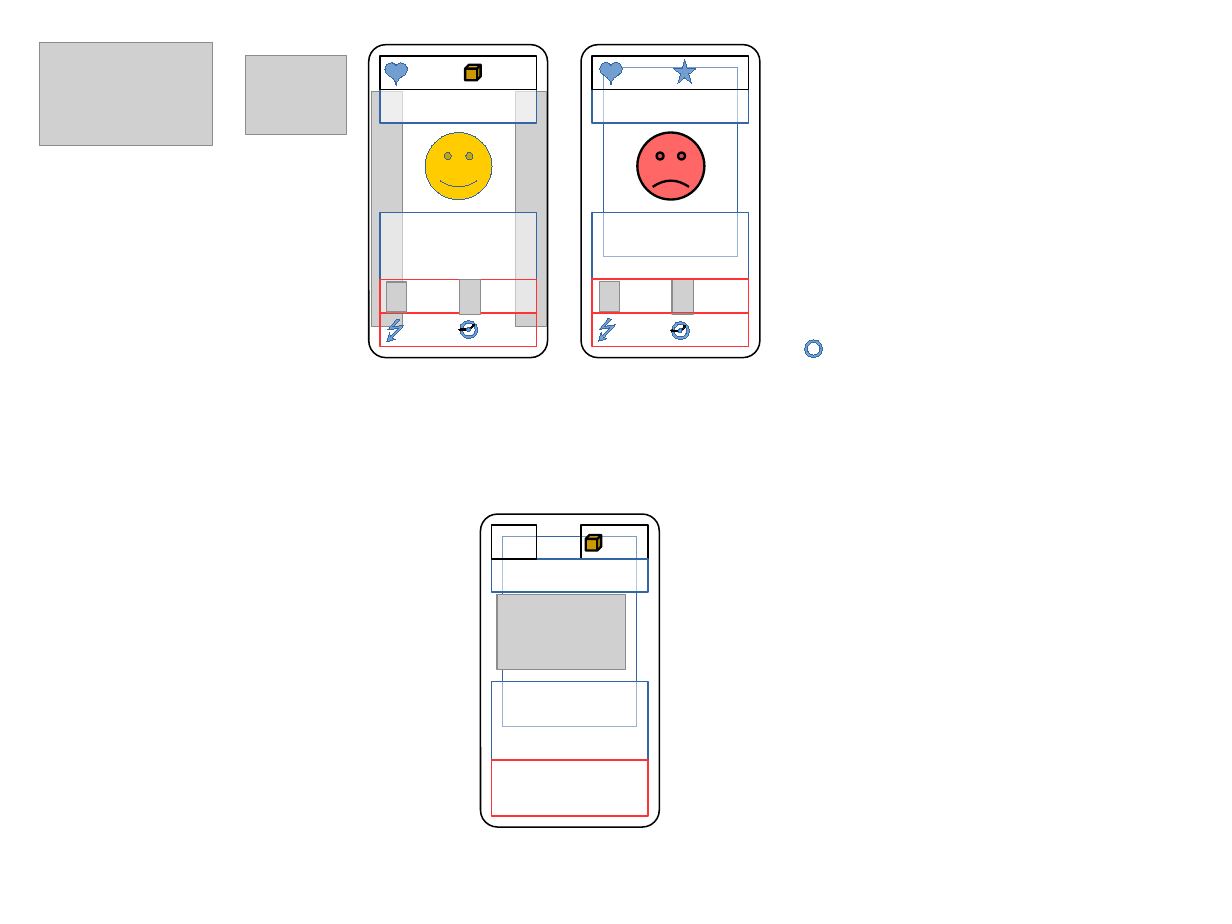
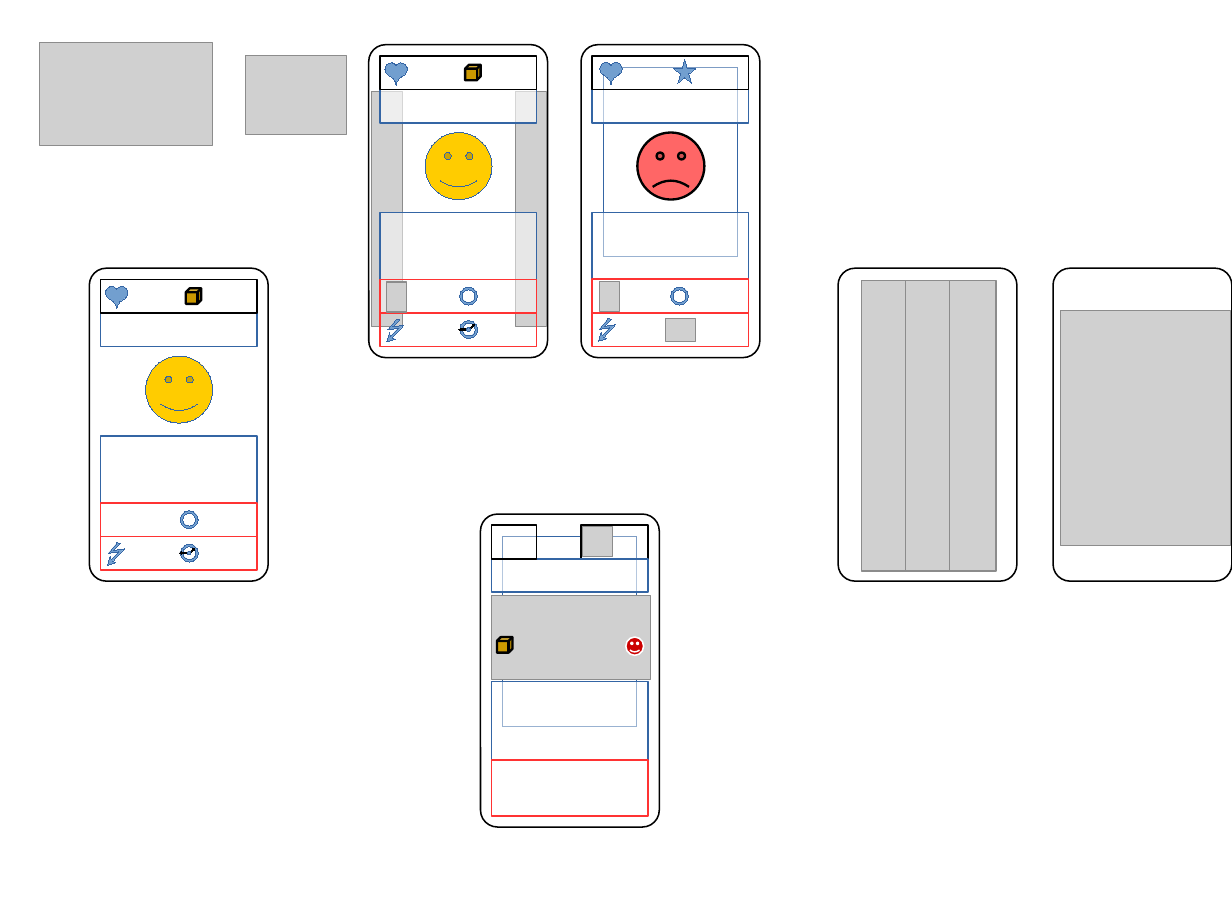
Before and after one commit to gdarai/HMSPhantomGame2018, a slide deck: slide 2 of zcCards/karta.odp. Drawn at 1232x924 pixels with LibreOffice and Linux fonts; fonts in the diff are those of the drawing; grey boxes stand for pictures. Boxes give left, top, right and bottom in pixels: in the first picture for what was removed or moved away, otherwise in the second. Text is boxed around its words. In the diff, an @@ line names an element or a change of style, - is before the commit and + after.

```diff
--- a/zcCards/karta.odp
+++ b/zcCards/karta.odp
@@ freeform shape added at bbox=[89, 268, 268, 581], fill #FFFFFF, outline #000000 0.99 pt @@
@@ freeform shape added at bbox=[838, 268, 1017, 581], fill #FFFFFF, outline #000000 0.99 pt @@
@@ freeform shape added at bbox=[1053, 268, 1232, 581], fill #FFFFFF, outline #000000 0.99 pt @@
@@ rectangle added at bbox=[101, 279, 257, 313], fill #FFFFFF at 36% opacity, outline #000000 0.99 pt @@
@@ freeform shape added at bbox=[106, 286, 129, 309], fill #729FCF, outline #3465A4 0 pt @@
@@ rectangle added at bbox=[112, 291, 246, 481], fill #FFFFFF, outline #3465A4 0 pt @@
@@ cube added at bbox=[186, 288, 201, 304], fill #CC9900, outline #000000 1.5 pt @@
@@ donut: place and size @@
-donut at bbox=[805, 340, 823, 358]
+donut at bbox=[459, 287, 477, 305]
@@ donut: place and size @@
-donut at bbox=[672, 322, 690, 340]
+donut at bbox=[671, 287, 689, 305]
@@ picture added at bbox=[862, 281, 909, 571] @@
@@ picture added at bbox=[906, 281, 953, 571] @@
@@ picture added at bbox=[950, 281, 997, 571] @@
@@ rectangle added at bbox=[101, 313, 257, 347], fill #FFFFFF at 64% opacity, outline #3465A4 0.99 pt @@
@@ picture: place and size @@
-picture at bbox=[672, 279, 693, 314]
+picture at bbox=[665, 319, 695, 341]
@@ picture: place and size @@
-picture at bbox=[459, 279, 481, 314]
+picture at bbox=[1061, 311, 1231, 546]
@@ smiley face added at bbox=[145, 357, 212, 424], fill #FFCC00, outline #3465A4 0 pt @@
@@ rectangle added at bbox=[101, 436, 257, 537], fill #FFFFFF at 50% opacity, outline #3465A4 0.99 pt @@
@@ rectangle added at bbox=[101, 503, 257, 537], outline #FF3333 0.99 pt @@
@@ rectangle added at bbox=[101, 537, 257, 570], outline #FF3333 0.99 pt @@
@@ donut added at bbox=[180, 511, 198, 529], fill #729FCF, outline #3465A4 0 pt @@
@@ picture added at bbox=[582, 527, 613, 557] @@
@@ freeform shape added at bbox=[107, 543, 124, 566], fill #729FCF, outline #3465A4 0 pt @@
@@ 2 left arrows, 1 ellipse: place and size @@
-2 left arrows, 1 ellipse at bbox=[671, 326, 686, 332]
+2 left arrows, 1 ellipse at bbox=[179, 548, 196, 555]
@@ donut added at bbox=[180, 544, 198, 562], fill #729FCF, outline #3465A4 0 pt @@
@@ picture: place and size @@
-picture at bbox=[497, 595, 626, 670]
+picture at bbox=[492, 596, 651, 680]
@@ cube: place and size @@
-cube at bbox=[586, 536, 601, 551]
+cube at bbox=[497, 637, 513, 653]
@@ smiley face added at bbox=[626, 637, 644, 655], fill #CC0000, outline #FFFFFF 0.99 pt @@
```
Also in this commit, not shown: 1 other slide changed, 40 other files.
